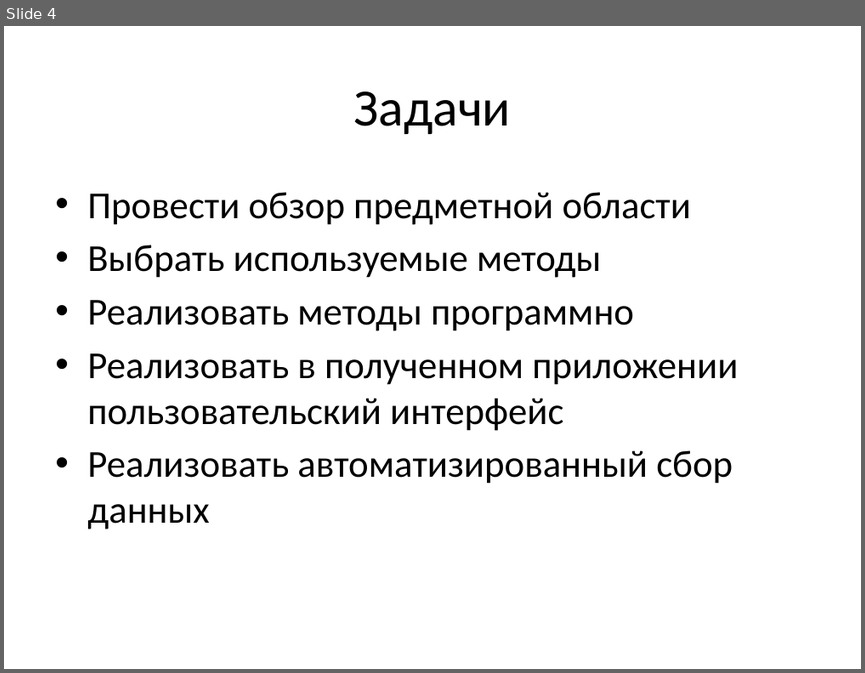
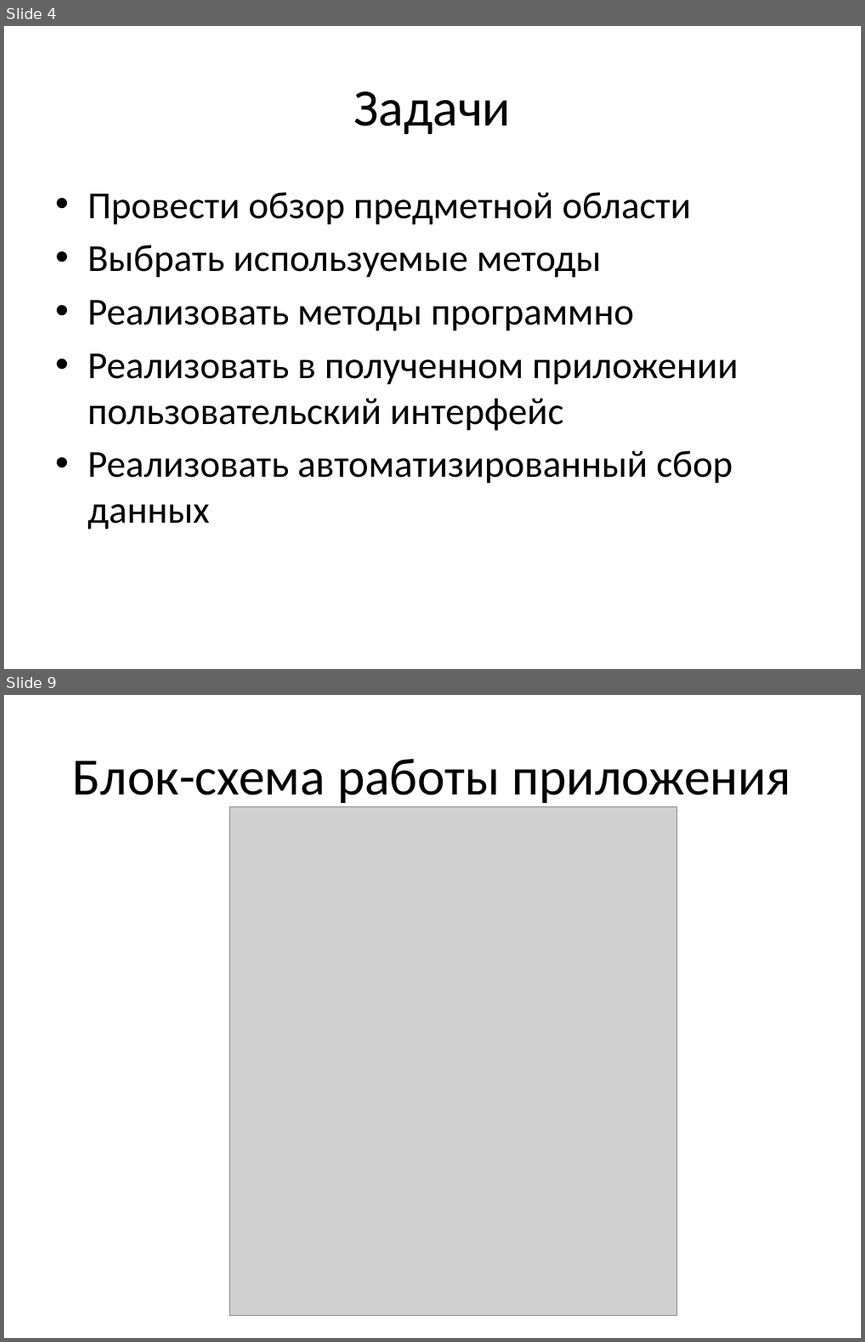
Before and after one commit to Leoprolder/diploma, a slide deck: Презентация.pptx. Shown one above the other, each under a label of ours: slide 4 before the commit, slides 4 and 9 after it; the slides between them are not shown. The pictures are 865x673 and 865x1342 pixels, drawn with LibreOffice and Linux fonts; fonts in the diff are those of the drawing; grey boxes stand for pictures. Boxes give left, top, right and bottom in pixels: in the first picture for what was removed or moved away, otherwise in the second. Text is boxed around its words. In the diff, an @@ line names an element or a change of style, - is before the commit and + after.

```diff
--- a/Презентация.pptx
+++ b/Презентация.pptx
@@ slide 9 added at bbox=[4, 695, 861, 1338], background #FFFFFF @@
@@ title added at bbox=[73, 759, 791, 807], 44 pt, text #000000 @@
+Блок-схема работы приложения
@@ picture added at bbox=[230, 807, 677, 1315] @@
```
Also in this commit, not shown: 11 other slides added, 1 slide removed, 1 other file.
